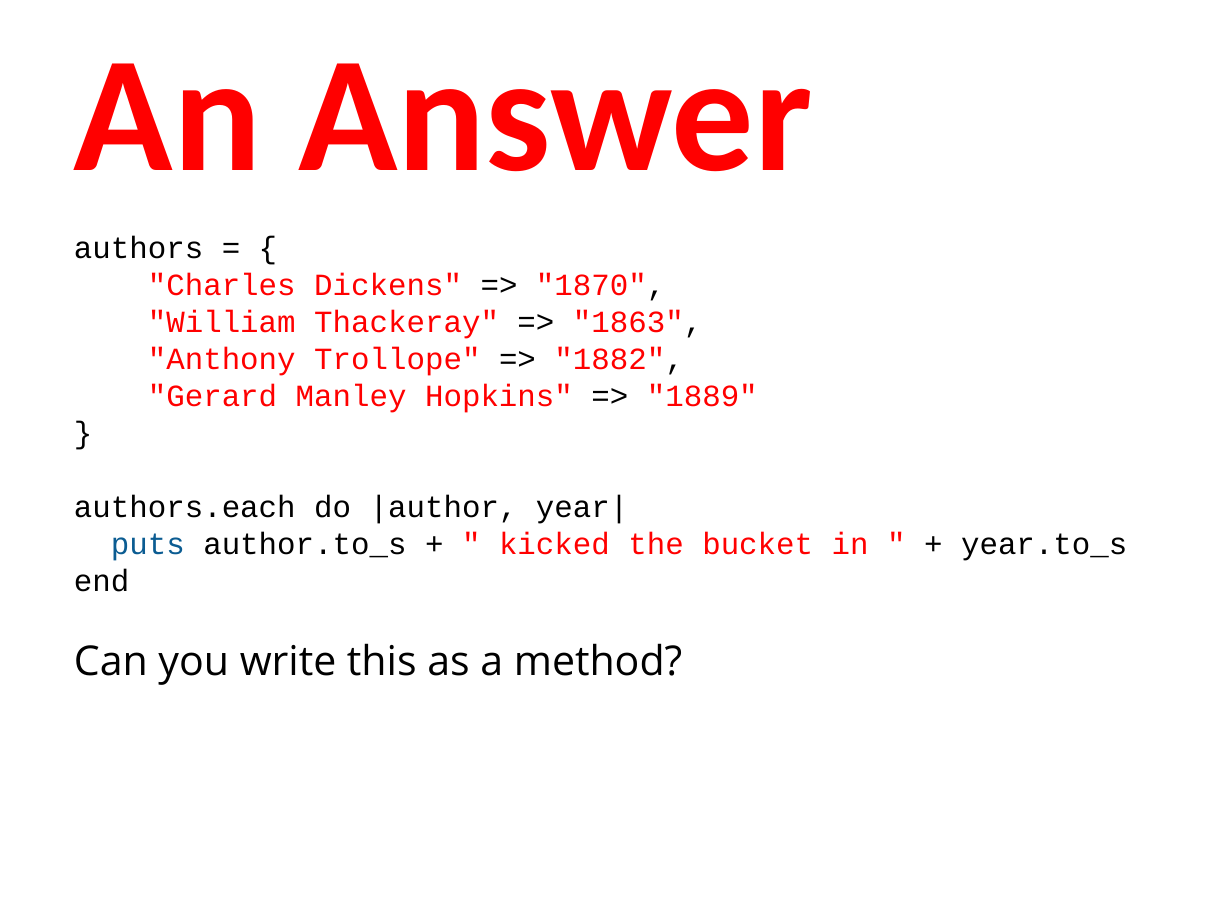
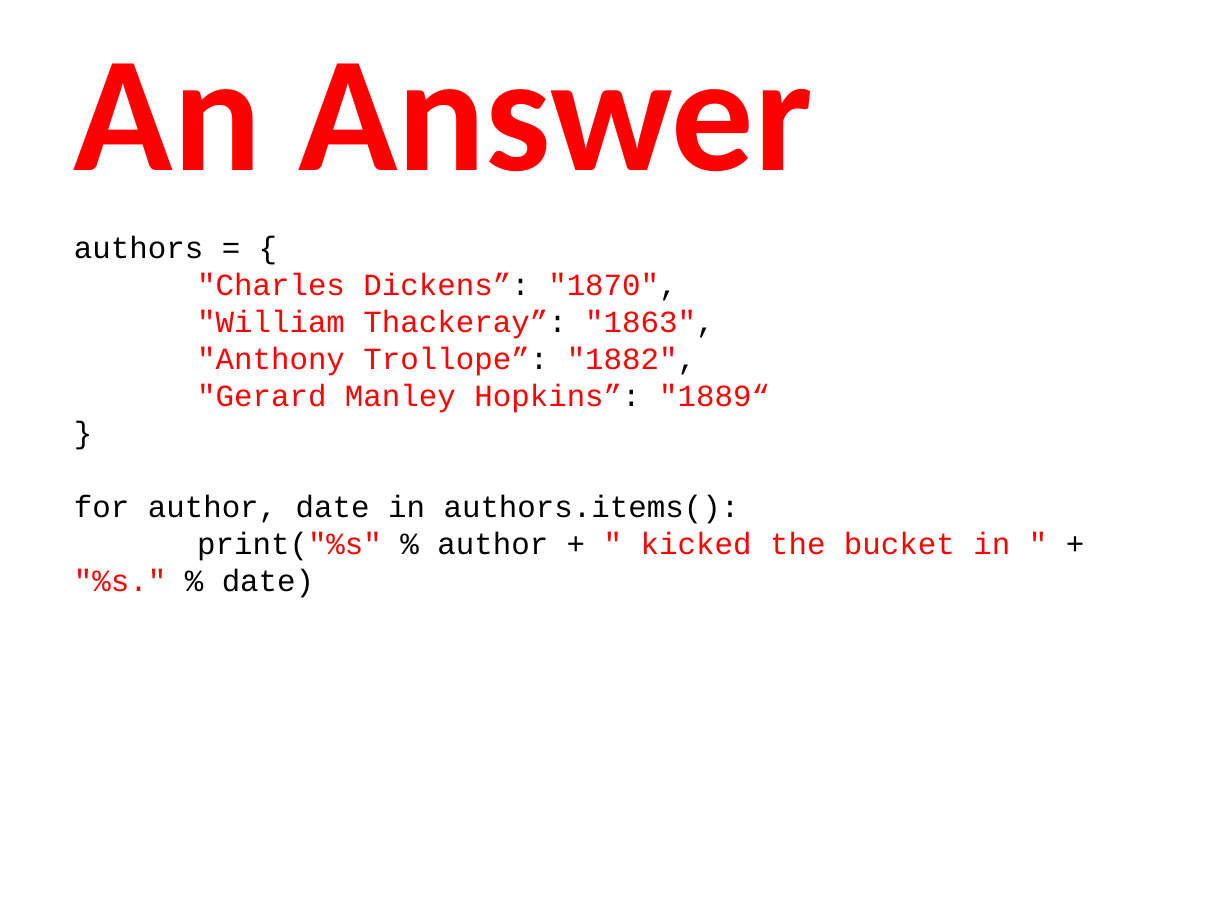
Before and after one commit to humanitiesprogramming/slides, a slide deck: slide 29 of 2017/python/B Done - ish/Python - Programming Concepts II.pptx. Drawn at 1232x924 pixels with LibreOffice and Linux fonts; fonts in the diff are those of the drawing. Boxes give left, top, right and bottom in pixels: in the first picture for what was removed or moved away, otherwise in the second. Text is boxed around its words. In the diff, an @@ line names an element or a change of style, - is before the commit and + after.

```diff
--- a/2017/python/B Done - ish/Python - Programming Concepts II.pptx
+++ b/2017/python/B Done - ish/Python - Programming Concepts II.pptx
@@ text at <box>197,273,770,413</box>: text changed @@
-"Charles Dickens" => "1870",
-"William Thackeray" => "1863",
-"Anthony Trollope" => "1882",
-"Gerard Manley Hopkins" => "1889"
+"Charles Dickens”: "1870",
+"William Thackeray”: "1863",
+"Anthony Trollope”: "1882",
+"Gerard Manley Hopkins”: "1889“
@@ text at <box>74,495,1010,598</box>: text changed @@
-authors.each do |author, year|
-puts author.to_s + " kicked the bucket in " + year.to_s
-end
-Can you write this as a method?
+for author, date in authors.items():
+print("%s" % author + " kicked the bucket in " + "%s." % date)
```
Also in this commit, not shown: 7 other slides changed.
